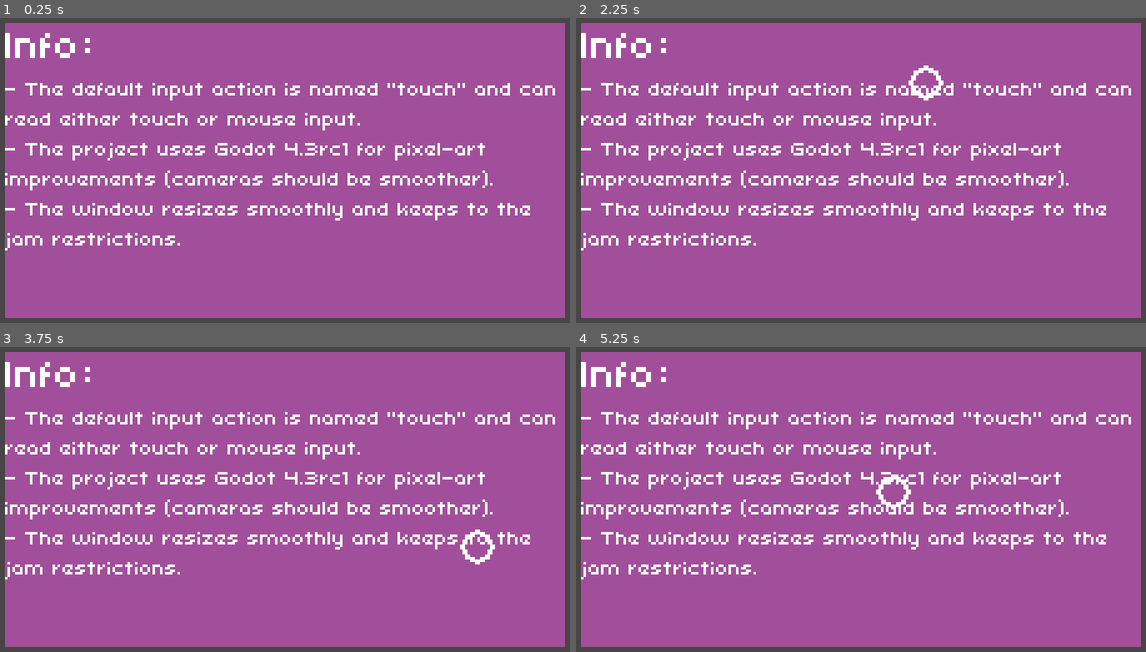
Above: before the commit, frames 1-4 (two rows, left to right).
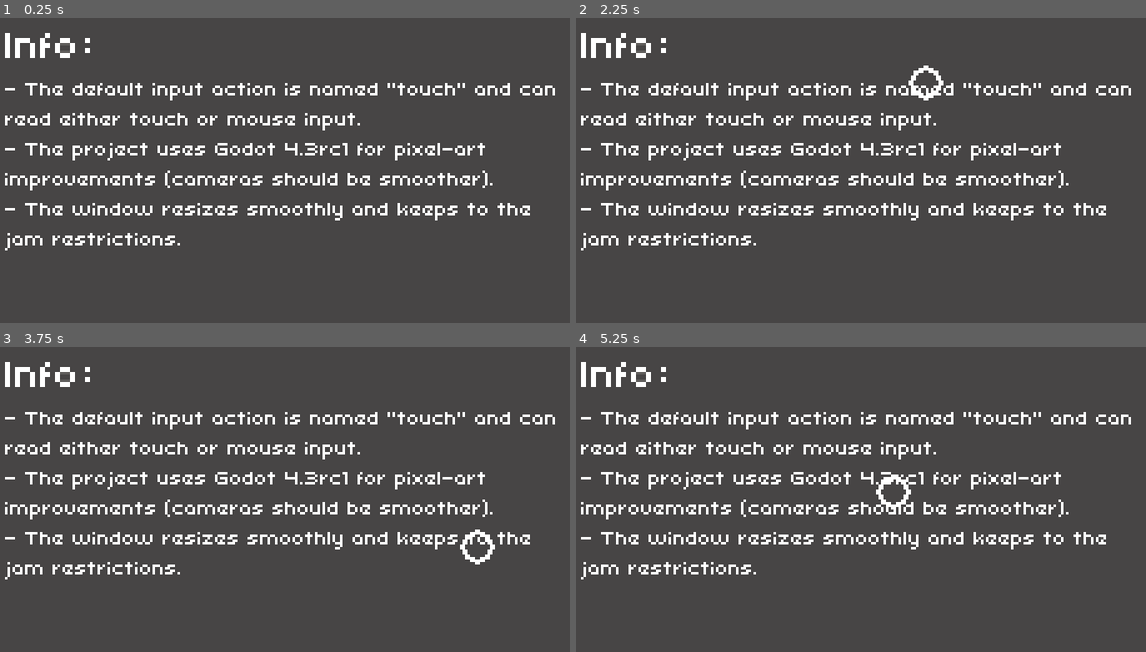
Above: after the commit, the same moments.

Repository: lospec/lospec-jam-3-assets
Game: Godot game, scene res://src/main.tscn
The game is run twice, just before and just after one commit, with the same random seed, the same clock (stepped at 60 frames per second) and the same inputs.
Inputs (mouse positions are in pixels of both pictures, inside the frame that each line leads up to):
- Up to frame 1 (0.25 s): no input
- Up to frame 2 (2.25 s): tap Enter at 0.5, 2 s; move the mouse to (1003, 146) at 0.52 s; press the mouse at (1003, 146) at 0.53 s; tap Space at 1.25 s; move the mouse to (735, 179) at 1.27 s; release the mouse at (735, 179) at 1.28 s; click (735, 179) at 1.35 s; move the mouse to (923, 85) at 2.02 s; press the mouse at (923, 85) at 2.03 s
- Up to frame 3 (3.75 s): tap Space at 2.75 s; move the mouse to (250, 563) at 2.77 s; release the mouse at (250, 563) at 2.78 s; click (250, 563) at 2.85 s; tap Enter at 3.5 s; move the mouse to (478, 545) at 3.52 s; press the mouse at (478, 545) at 3.53 s
- Up to frame 4 (5.25 s): tap Space at 4.25 s; move the mouse to (667, 438) at 4.27 s; release the mouse at (667, 438) at 4.28 s; click (667, 438) at 4.35 s; move the mouse to (895, 493) at 5.02 s; press the mouse at (895, 493) at 5.03 s

The runs differ from the first frame. In frame 1, 88% of the frame differs, in the area x 0-100%, y 1-99%; in frame 2, 88%; in frame 3, 88%; in frame 4, 88%.

Commit message:
Update splash to TCH-E, remove pink box in main.tscn

Diff:
--- a/examples/godot/src/main.tscn
+++ b/examples/godot/src/main.tscn
@@ -27,10 +27,6 @@
 theme_override_constants/margin_top = 16
 theme_override_constants/margin_right = 16
 theme_override_constants/margin_bottom = 16
-
-[node name="ColorRect" type="ColorRect" parent="MarginContainer"]
-layout_mode = 2
-color = Color(0.782224, 0.000451659, 0.777223, 1)
 
 [node name="CenterContainer" type="CenterContainer" parent="MarginContainer"]
 layout_mode = 2
Binary file changed: examples/godot/assets/app_splash.png
